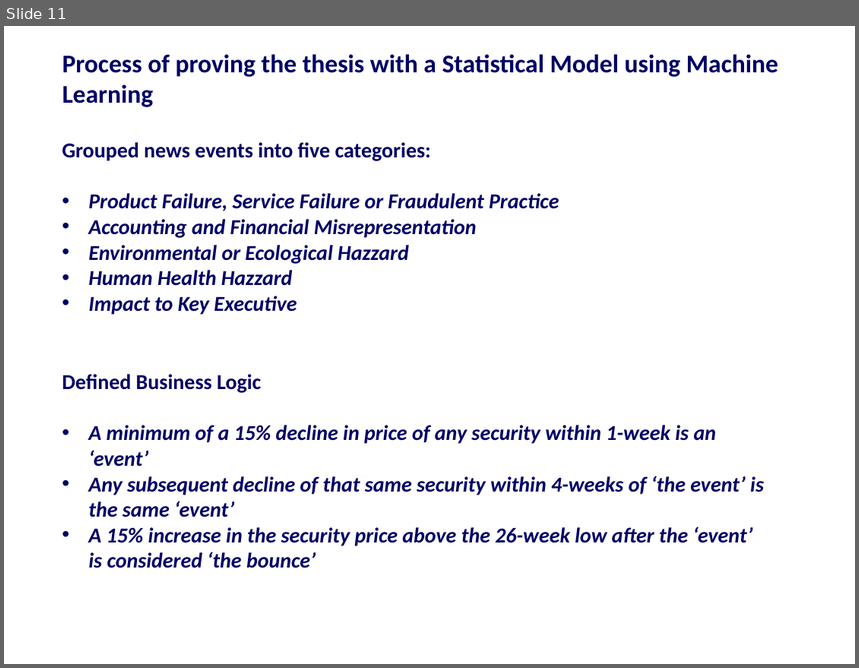
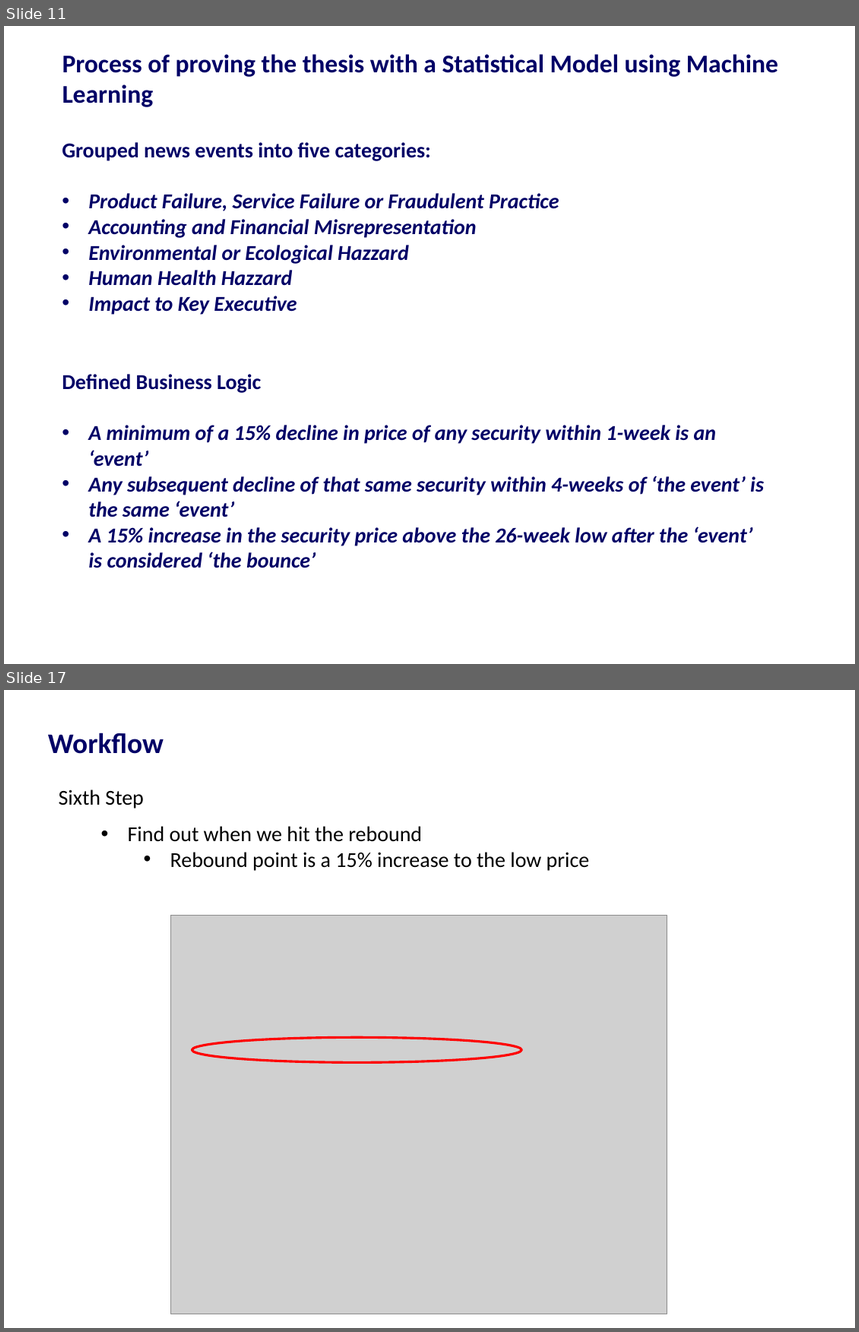
Before and after one commit to harshil753/Bounce_Back, a slide deck: Bounce_Back 24012018v1.pptx. Shown one above the other, each under a label of ours: slide 11 before the commit, slides 11 and 17 after it; the slides between them are not shown. The pictures are 859x668 and 859x1332 pixels, drawn with LibreOffice and Linux fonts; fonts in the diff are those of the drawing; grey boxes stand for pictures. Boxes give left, top, right and bottom in pixels: in the first picture for what was removed or moved away, otherwise in the second. Text is boxed around its words. In the diff, an @@ line names an element or a change of style, - is before the commit and + after.

```diff
--- a/Bounce_Back 24012018v1.pptx
+++ b/Bounce_Back 24012018v1.pptx
@@ slide 17 added at bbox=[4, 690, 855, 1328], background #FFFFFF @@
@@ title added at bbox=[48, 733, 164, 754], 24 pt, text #000066, bold @@
+Workflow
@@ text added at bbox=[59, 790, 590, 871], 18 pt, text #000000 @@
+Sixth Step
+  • Find out when we hit the rebound
+    • Rebound point is a 15% increase to the low price
@@ picture added at bbox=[171, 916, 667, 1315] @@
@@ ellipse added at bbox=[192, 1037, 522, 1063], outline #FF0000 2 pt @@
```
Also in this commit, not shown: 10 other slides added, 4 slides removed, 6 other files.
